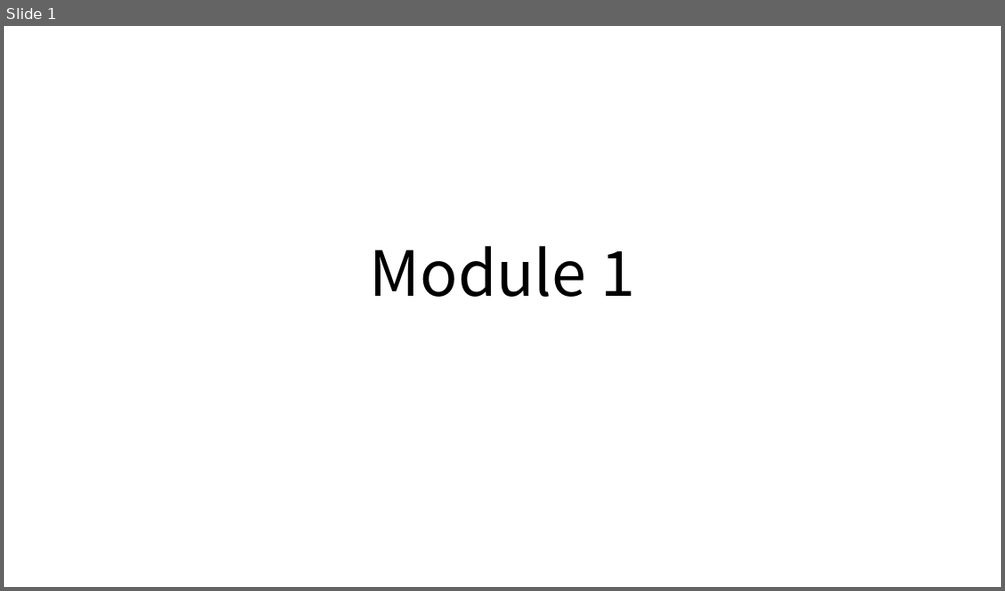
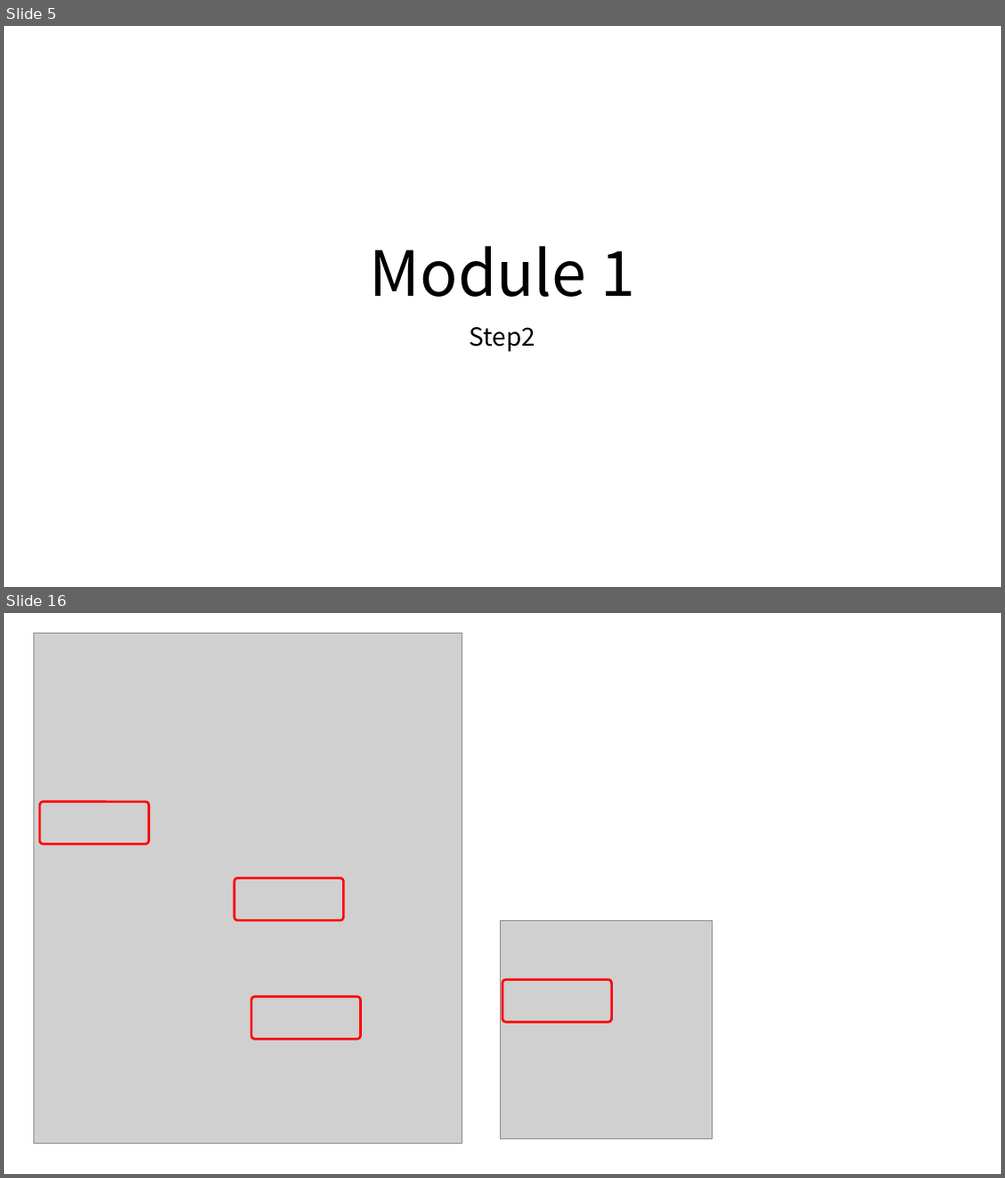
Before and after one commit to ayuina/fusion-dev-sample, a slide deck: docs/images/figures.pptx. Shown one above the other, each under a label of ours: slide 1 before the commit, slides 5 and 16 after it; the slides between them are not shown. The pictures are 1005x591 and 1005x1178 pixels, drawn with LibreOffice and Linux fonts; fonts in the diff are those of the drawing; grey boxes stand for pictures. Boxes give left, top, right and bottom in pixels: in the first picture for what was removed or moved away, otherwise in the second. Text is boxed around its words. In the diff, an @@ line names an element or a change of style, - is before the commit and + after.

```diff
--- a/docs/images/figures.pptx
+++ b/docs/images/figures.pptx
@@ slide 16 added at box(4, 613, 1001, 1174), background #FFFFFF @@
@@ picture added at box(33, 633, 461, 1143) @@
@@ rounded rectangle added at box(40, 802, 149, 844), outline #FF0000 2.25 pt @@
@@ rounded rectangle added at box(235, 877, 343, 920), outline #FF0000 2.25 pt @@
@@ picture added at box(500, 920, 712, 1139) @@
@@ rounded rectangle added at box(502, 980, 612, 1022), outline #FF0000 2.25 pt @@
@@ rounded rectangle added at box(251, 997, 361, 1039), outline #FF0000 2.25 pt @@
@@ what was slide 1 is now slide 5 @@
@@ slide 5 changed as well @@
@@ subtitle added at box(469, 327, 536, 352), 24 pt, text #000000 @@
+Step2
```
Also in this commit, not shown: 17 other slides added, 16 other files.
